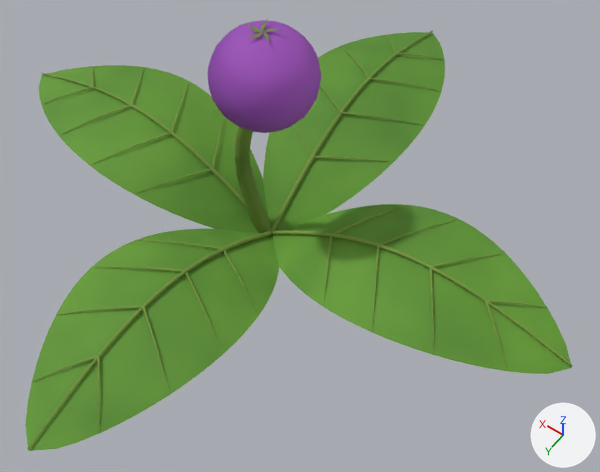
What one commit did to the Blender file models/items/plants/herbs/fourleafed_oneberry.blend.
One viewpoint serves both versions: a 50 mm lens placed at (-0.125, 0.156, 0.27), pointed at (-0.022, 0.011, 0.042). Lighting does not change. The marker at lower right points along +X, +Y and +Z. The first picture is the older version.

The first picture shows 'Herb'.
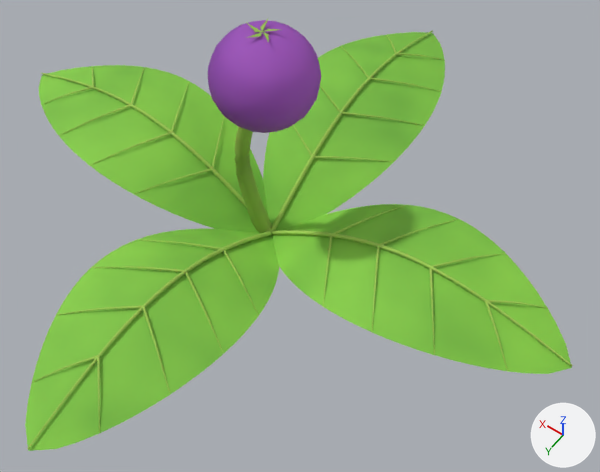
What changed in the scene script:
```text
Change mat_leaf:
    where n3 = _N.new('ShaderNodeValToRGB'); n3.name = 'Color Ramp'
    remove n3.color_ramp.elements[0].position = 0.0; n3.color_ramp.elements[0].color = (0.045, 0.16, 0.015, 1.0)
    remove _e = n3.color_ramp.elements.new(1.0); _e.color = (0.18, 0.43, 0.04, 1.0)
    add n3.color_ramp.elements[0].position = 0.0; n3.color_ramp.elements[0].color = (0.0855, 0.304, 0.0285, 1.0)
    add _e = n3.color_ramp.elements.new(1.0); _e.color = (0.342, 0.817, 0.076, 1.0)
```

Boxes [x1, y1, x2, y2] around the edits, measured in the pictures (600 x 472 px):
'Herb', recoloured (lighter): [25, 18, 573, 451] in both
